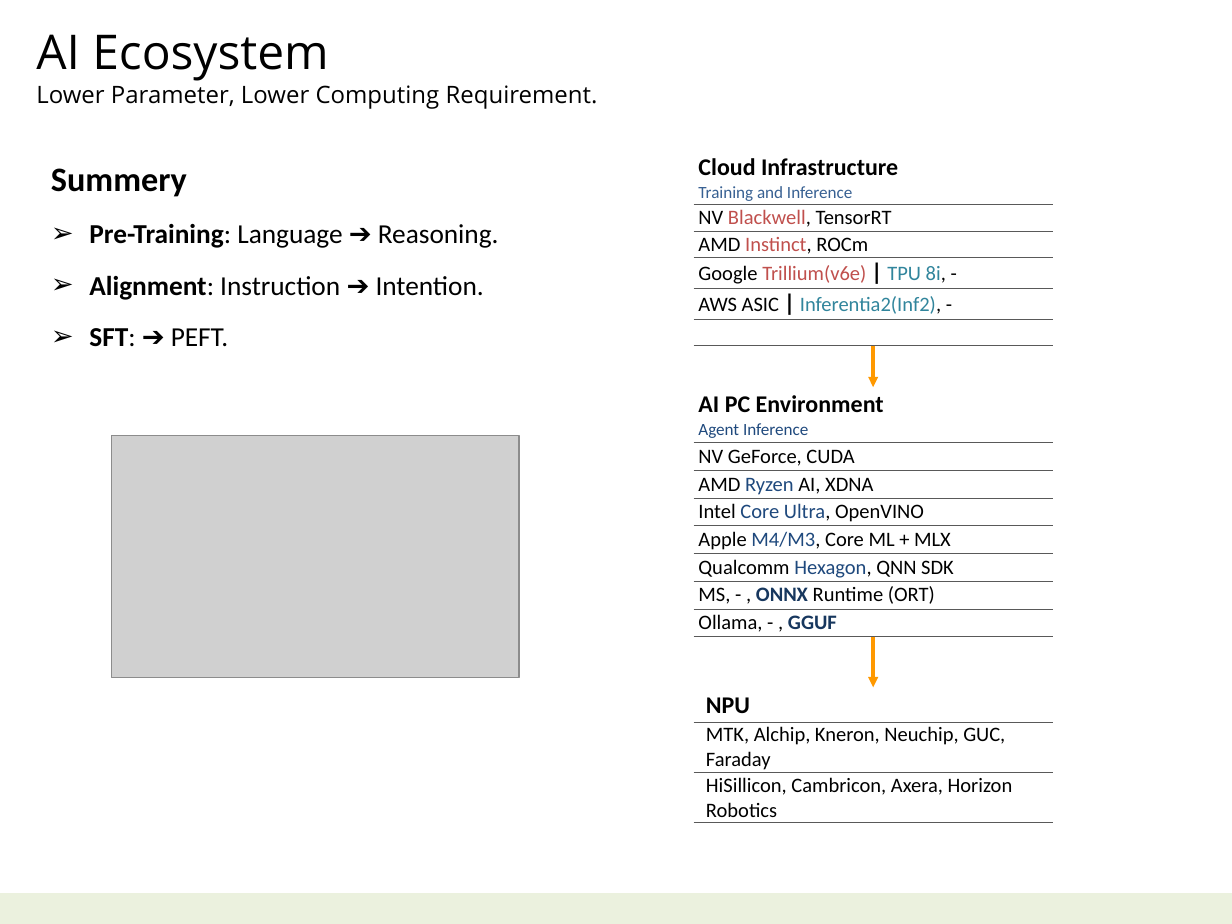
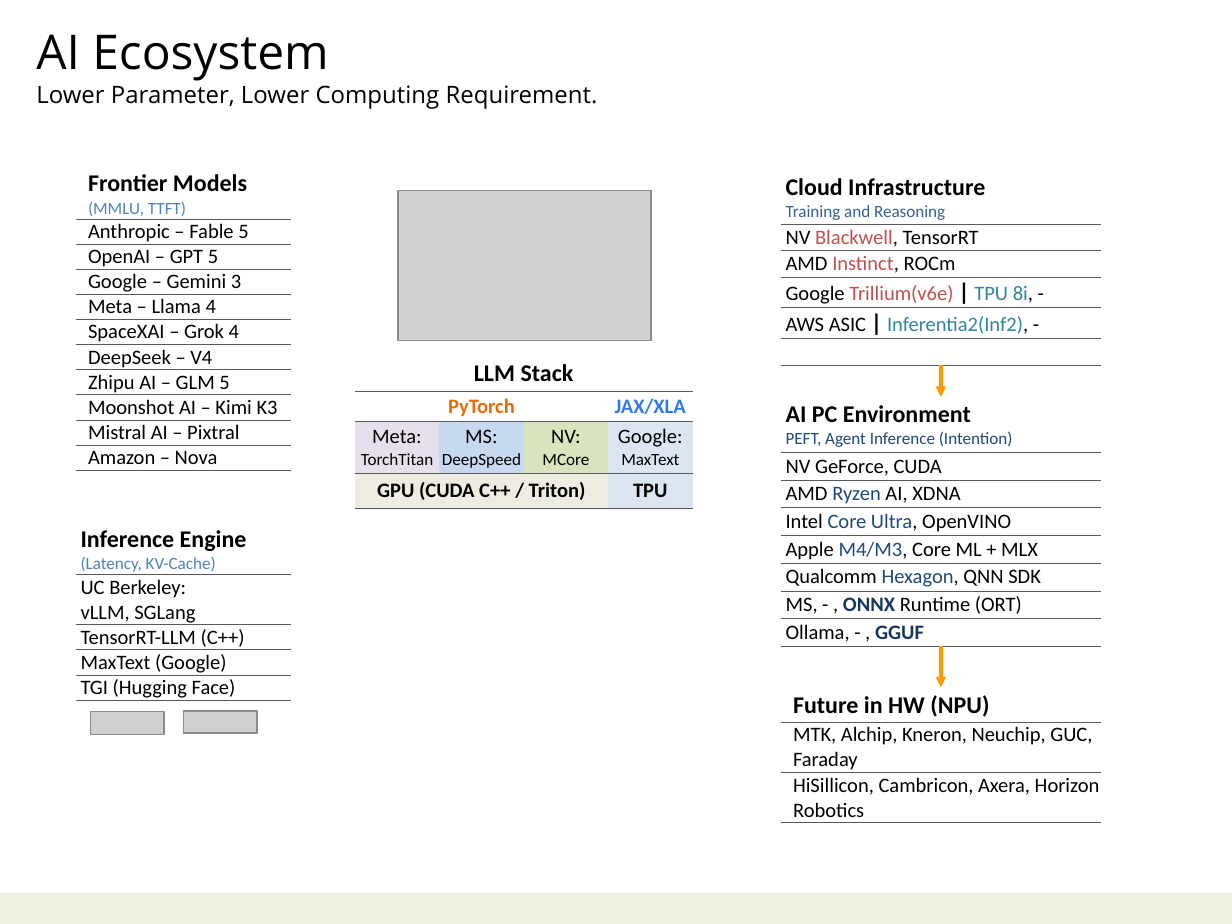
Before and after one commit to navibator/crazy-ai, a slide deck: slide 18 of ai.pptx (slide 19 before the commit). Drawn at 1232x924 pixels with LibreOffice and Linux fonts; fonts in the diff are those of the drawing; grey boxes stand for pictures. Boxes give left, top, right and bottom in pixels: in the first picture for what was removed or moved away, otherwise in the second. Text is boxed around its words. In the diff, an @@ line names an element or a change of style, - is before the commit and + after.

```diff
--- a/ai.pptx
+++ b/ai.pptx
@@ text removed at (51, 168, 499, 347) @@
-Summery
-➢ Pre-Training: Language ➔ Reasoning.
-➢ Alignment: Instruction ➔ Intention.
-➢ SFT: ➔ PEFT.
@@ table added at (75, 169, 291, 468), 11 rows, 1 columns @@
+Frontier Models / (MMLU, TTFT)
+Anthropic – Fable 5
+OpenAI – GPT 5
+Google – Gemini 3
+Meta – Llama 4
+SpaceXAI – Grok 4
+DeepSeek – V4
+Zhipu AI – GLM 5
+Moonshot AI – Kimi K3
+Mistral AI – Pixtral
+Amazon – Nova
@@ table at (781, 171, 1101, 365) @@
-row 1, column 1: Cloud Infrastructure / Training and Inference
+row 1, column 1: Cloud Infrastructure / Training and Reasoning
@@ table: place and size @@
-table at (694, 152, 1053, 345)
+table at (781, 171, 1101, 365)
@@ picture: place and size @@
-picture at (112, 436, 520, 678)
+picture at (398, 191, 650, 341)
@@ table added at (355, 355, 695, 508), 4 rows, 4 columns @@
+LLM Stack |  |  | 
+PyTorch |  |  | JAX/XLA
+Meta: / TorchTitan | MS: / DeepSpeed | NV: / MCore | Google: / MaxText
+GPU (CUDA C++ / Triton) |  |  | TPU
@@ arrow moved from (873, 346) - (873, 387) to (941, 365) - (941, 397) @@
@@ table at (781, 397, 1101, 646) @@
-row 1, column 1: AI PC Environment / Agent Inference
+row 1, column 1: AI PC Environment / PEFT, Agent Inference (Intention)
@@ table: place and size @@
-table at (694, 387, 1053, 636)
+table at (781, 397, 1101, 646)
@@ table added at (75, 525, 291, 702), 5 rows, 1 columns @@
+Inference Engine / (Latency, KV-Cache)
+UC Berkeley: / vLLM, SGLang
+TensorRT-LLM (C++)
+MaxText (Google)
+TGI (Hugging Face)
@@ arrow moved from (873, 637) - (873, 687) to (941, 647) - (941, 687) @@
@@ table at (781, 687, 1101, 827) @@
-row 1, column 1: NPU
+row 1, column 1: Future in HW (NPU)
@@ table: place and size @@
-table at (694, 687, 1053, 827)
+table at (781, 687, 1101, 827)
@@ picture added at (90, 712, 164, 736) @@
@@ picture added at (184, 711, 257, 733) @@
```
Also in this commit, not shown: 1 other slide changed, 1 other file.
